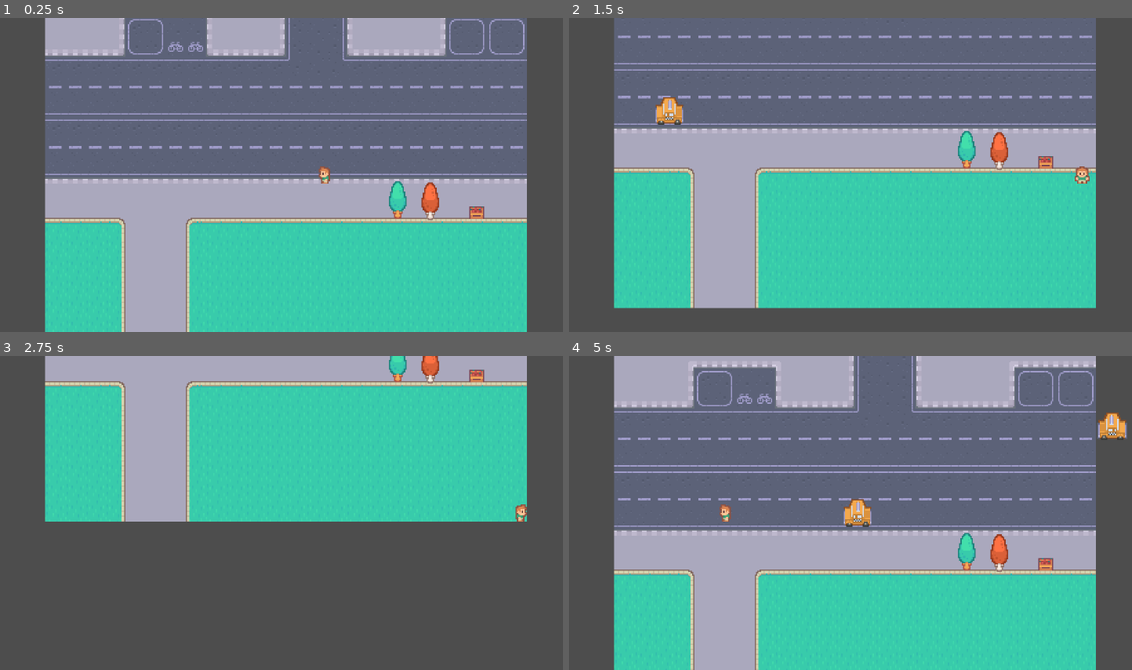
Above: before the commit, frames 1-4 (two rows, left to right).
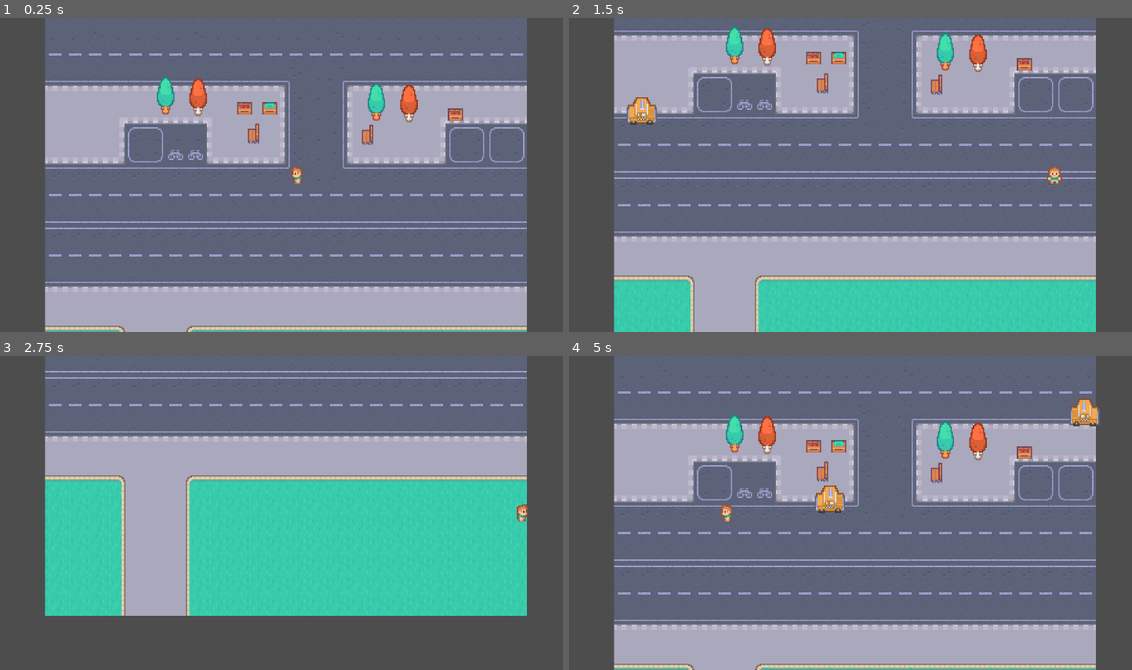
Above: after the commit, the same moments.

Repository: fanjiuwu/godot
Game: Godot game, scene res://scenes/game.tscn
Same seed, same stepped clock (60 frames per second), same inputs: the game is played once before the commit and once after it.
Inputs:
- Up to frame 1 (0.25 s): no input
- Up to frame 2 (1.5 s): tap Enter at 0.5 s; hold Right (right) 0.53-1.28 s; tap Space (confirm) at 0.6, 1.35 s; hold Down (down) from 1.28 s (still down)
- Up to frame 3 (2.75 s): release Down (down) at 2.03 s; hold Right (right) from 2.03 s (still down); tap Space (confirm) at 2.1 s
- Up to frame 4 (5 s): tap Space (confirm) at 2.75, 2.85, 3.6, 4.35 s; release Right (right) at 2.78 s; hold Up (up) 2.78-3.53 s; hold Left (left) from 3.53 s (still down)

The runs differ from the first frame. In frame 1, 63% of the frame differs, in the area x 7-94%, y 0-100%; in frame 2, 63%, in the area x 7-94%, y 2-100%; in frame 3, 58%; in frame 4, 63%.

Commit message:
2

Diff:
--- /dev/null
+++ b/00.frogger/box.tscn
@@ -0,0 +1,14 @@
+[gd_scene format=3 uid="uid://v7h06usw1dvp"]
+
+[ext_resource type="Texture2D" uid="uid://cv8cli0ov53f1" path="res://graphics/objects/box2.png" id="1_g2tbl"]
+
+[sub_resource type="RectangleShape2D" id="RectangleShape2D_6yrbh"]
+size = Vector2(10, 8)
+
+[node name="Box" type="StaticBody2D" unique_id=1458189991]
+
+[node name="Sprite2D" type="Sprite2D" parent="." unique_id=437150657]
+texture = ExtResource("1_g2tbl")
+
+[node name="CollisionShape2D" type="CollisionShape2D" parent="." unique_id=756069006]
+shape = SubResource("RectangleShape2D_6yrbh")
--- a/00.frogger/scenes/game.tscn
+++ b/00.frogger/scenes/game.tscn
@@ -4,6 +4,8 @@
 [ext_resource type="Texture2D" uid="uid://doghmovcgeltw" path="res://graphics/map.png" id="1_yqjtg"]
 [ext_resource type="PackedScene" uid="uid://dghd7rii024ea" path="res://scenes/player.tscn" id="2_lnu2h"]
 [ext_resource type="PackedScene" uid="uid://bx2rg78cu21y2" path="res://scenes/tree.tscn" id="3_lnu2h"]
+[ext_resource type="PackedScene" uid="uid://v7h06usw1dvp" path="res://box.tscn" id="5_iywne"]
+[ext_resource type="Texture2D" uid="uid://cxutqp0hti8vw" path="res://graphics/objects/bench.png" id="6_p57ef"]
 
 [sub_resource type="RectangleShape2D" id="RectangleShape2D_bbkd3"]
 size = Vector2(450, 20)
@@ -17,6 +19,9 @@
 [sub_resource type="RectangleShape2D" id="RectangleShape2D_i6bum"]
 size = Vector2(484, 20)
 
+[sub_resource type="RectangleShape2D" id="RectangleShape2D_8a3nj"]
+size = Vector2(7, 10)
+
 [node name="Game" type="Node2D" unique_id=206744984]
 position = Vector2(-22, -86)
 script = ExtResource("1_lbhrr")
@@ -25,10 +30,13 @@
 
 [node name="BG" type="Sprite2D" parent="." unique_id=996609407]
 texture = ExtResource("1_yqjtg")
+metadata/_edit_lock_ = true
 
 [node name="Borders" type="Node2D" parent="." unique_id=157823846]
 
 [node name="StaticBody2D" type="StaticBody2D" parent="Borders" unique_id=1550742692]
+collision_layer = 8
+collision_mask = 0
 
 [node name="CollisionShape2D3" type="CollisionShape2D" parent="Borders/StaticBody2D" unique_id=697846337]
 position = Vector2(-1, -329)
@@ -47,6 +55,8 @@
 shape = SubResource("RectangleShape2D_i6bum")
 
 [node name="FinishArea2D" type="Area2D" parent="Borders" unique_id=1632870326]
+collision_layer = 0
+collision_mask = 2
 
 [node name="CollisionPolygon2D" type="CollisionPolygon2D" parent="Borders/FinishArea2D" unique_id=1764359050]
 polygon = PackedVector2Array(-185, -317, -183, -137, 186, -136, 186, -318)
@@ -56,13 +66,44 @@
 [node name="CarTimer" type="Timer" parent="Timer" unique_id=1304115821]
 autostart = true
 
-[node name="Objects" type="Node" parent="." unique_id=1922926074]
+[node name="Objects" type="Node2D" parent="." unique_id=1013943202]
+y_sort_enabled = true
 
 [node name="Tree" parent="Objects" unique_id=2040501767 instance=ExtResource("3_lnu2h")]
-position = Vector2(67, 108)
+position = Vector2(72, 30)
+
+[node name="Tree2" parent="Objects" unique_id=1272033023 instance=ExtResource("3_lnu2h")]
+position = Vector2(-96, 25)
 
 [node name="Player" parent="Objects" unique_id=596181575 instance=ExtResource("2_lnu2h")]
 position = Vector2(9, 88)
+
+[node name="Box" parent="Objects" unique_id=1458189991 instance=ExtResource("5_iywne")]
+position = Vector2(-13, 35)
+
+[node name="Bench" type="StaticBody2D" parent="Objects" unique_id=398685619]
+position = Vector2(-7, 1)
+metadata/_edit_group_ = true
+
+[node name="Sprite2D" type="Sprite2D" parent="Objects/Bench" unique_id=1716100173]
+position = Vector2(-19, 54)
+texture = ExtResource("6_p57ef")
+
+[node name="CollisionShape2D" type="CollisionShape2D" parent="Objects/Bench" unique_id=1407286615]
+position = Vector2(-19.5, 56)
+shape = SubResource("RectangleShape2D_8a3nj")
+
+[node name="Bench2" type="StaticBody2D" parent="Objects" unique_id=2077948840]
+position = Vector2(84, 2)
+metadata/_edit_group_ = true
+
+[node name="Sprite2D" type="Sprite2D" parent="Objects/Bench2" unique_id=916902314]
+position = Vector2(-19, 54)
+texture = ExtResource("6_p57ef")
+
+[node name="CollisionShape2D" type="CollisionShape2D" parent="Objects/Bench2" unique_id=2045972432]
+position = Vector2(-19.5, 56)
+shape = SubResource("RectangleShape2D_8a3nj")
 
 [node name="CarStartPositions" type="Node" parent="." unique_id=2093576388]
 
--- a/00.frogger/scenes/player.tscn
+++ b/00.frogger/scenes/player.tscn
@@ -4,7 +4,7 @@
 [ext_resource type="Texture2D" uid="uid://c4q6c7mxqh78h" path="res://graphics/player/player_tileset.png" id="2_qhqgy"]
 
 [sub_resource type="RectangleShape2D" id="RectangleShape2D_6yrbh"]
-size = Vector2(10, 12)
+size = Vector2(8, 10)
 
 [sub_resource type="AtlasTexture" id="AtlasTexture_g2els"]
 atlas = ExtResource("2_qhqgy")
--- a/00.frogger/scenes/tree.tscn
+++ b/00.frogger/scenes/tree.tscn
@@ -5,7 +5,7 @@
 [ext_resource type="Texture2D" uid="uid://y78osdw0bolc" path="res://graphics/objects/box1.png" id="3_qd6xs"]
 
 [sub_resource type="RectangleShape2D" id="RectangleShape2D_6yrbh"]
-size = Vector2(6, 7)
+size = Vector2(6, 14)
 
 [node name="Tree" type="StaticBody2D" unique_id=1272033023]
 collision_mask = 0
@@ -22,5 +22,5 @@
 texture = ExtResource("3_qd6xs")
 
 [node name="CollisionShape2D" type="CollisionShape2D" parent="." unique_id=840890156]
-position = Vector2(0, 11)
+position = Vector2(0, 8)
 shape = SubResource("RectangleShape2D_6yrbh")
